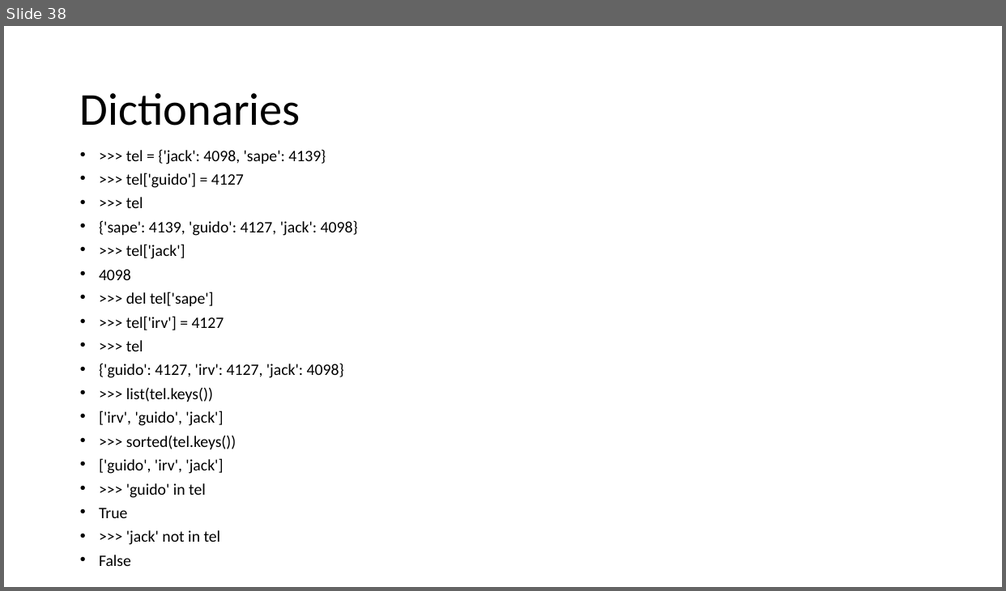
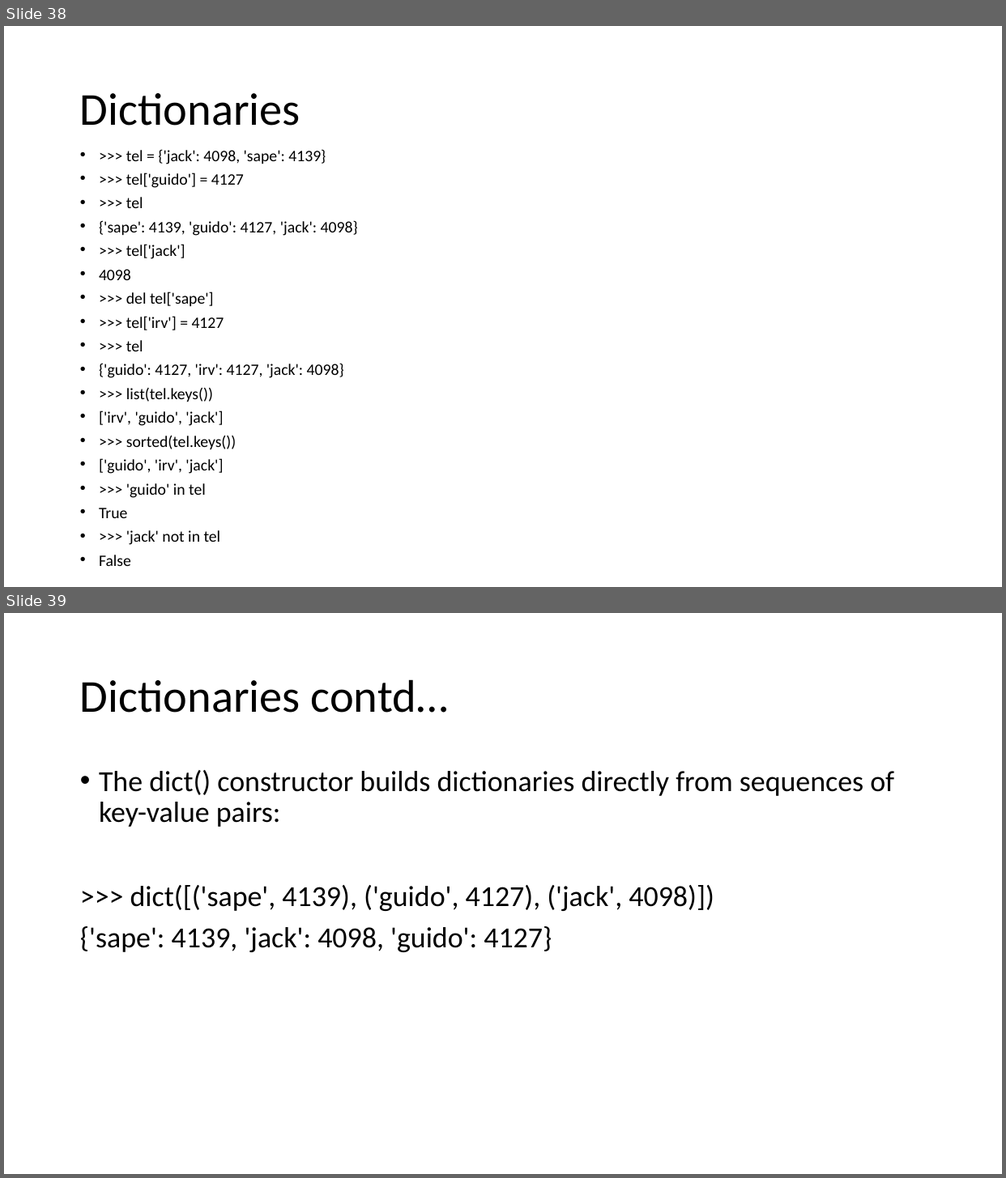
Before and after one commit to harry1180/python_basics, a slide deck: Introduction to Python.pptx. Shown one above the other, each under a label of ours: slide 38 before the commit, slides 38 and 39 after it. The pictures are 1006x591 and 1006x1178 pixels, drawn with LibreOffice and Linux fonts; fonts in the diff are those of the drawing. Boxes give left, top, right and bottom in pixels: in the first picture for what was removed or moved away, otherwise in the second. Text is boxed around its words. In the diff, an @@ line names an element or a change of style, - is before the commit and + after.

```diff
--- a/Introduction to Python.pptx
+++ b/Introduction to Python.pptx
@@ slide 39 added at (4, 613, 1002, 1174), background #FFFFFF @@
@@ title added at (80, 679, 448, 713), 44 pt, text #000000 @@
+Dictionaries contd…
@@ text added at (80, 770, 894, 952), 28 pt, text #000000 @@
+• The dict() constructor builds dictionaries directly from sequences of key-value pairs:
+>>> dict([('sape', 4139), ('guido', 4127), ('jack', 4098)])
+{'sape': 4139, 'jack': 4098, 'guido': 4127}
```
Also in this commit, not shown: 4 other slides added, 4 other files.
